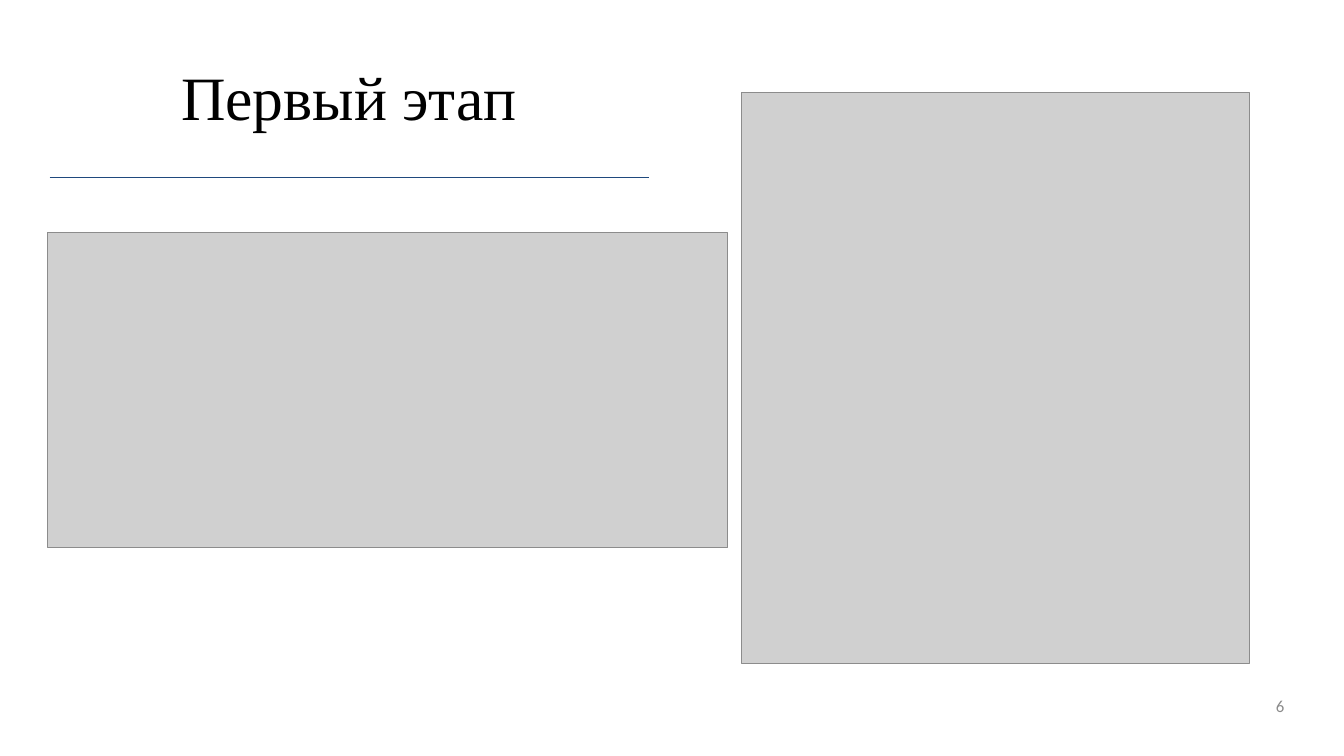
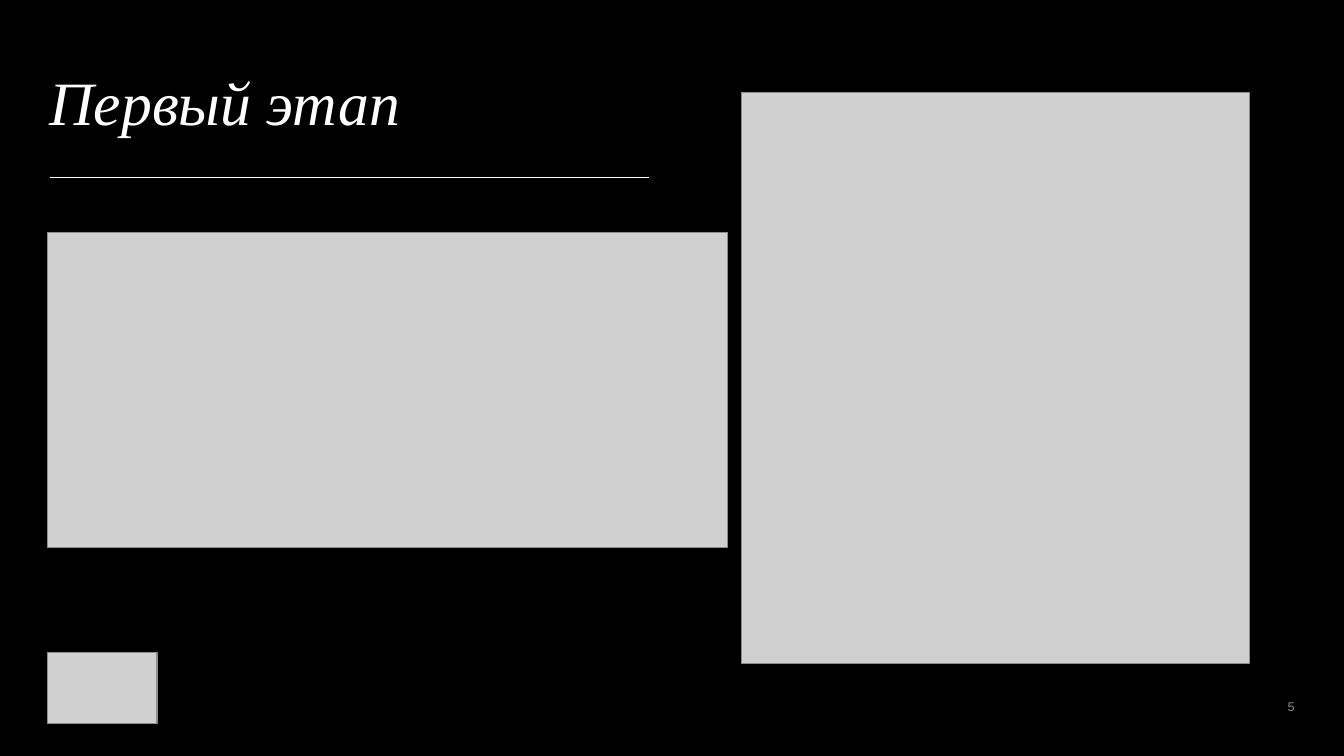
Before and after one commit to R1ccoon/Ip3s, a slide deck: slide 5 of not_site_files/pres.pptx (slide 6 before the commit). Drawn at 1344x756 pixels with LibreOffice and Linux fonts; fonts in the diff are those of the drawing; grey boxes stand for pictures. Boxes give left, top, right and bottom in pixels: in the first picture for what was removed or moved away, otherwise in the second. Text is boxed around its words. In the diff, an @@ line names an element or a change of style, - is before the commit and + after.

```diff
--- a/not_site_files/pres.pptx
+++ b/not_site_files/pres.pptx
@@ background #FFFFFF to #000000 @@
@@ title "Первый этап" at (49, 81, 400, 136): text colour #000000 to #FFFFFF, italic on; alignment centre to left @@
@@ line (49, 177) - (649, 177): stroke #1F497D 0.5 pt to #FFFFFF 0.5 pt @@
@@ picture added at (47, 652, 156, 724) @@
@@ page number at (1288, 702, 1295, 711): text changed; size 12 to 9 pt; font Calibri to Arial; text colour #8C8C8C to #FFFFFF at 55% opacity @@
-6
+5
```
Also in this commit, not shown: 7 other slides changed, 1 slide added, 2 slides removed, 51 other files.
